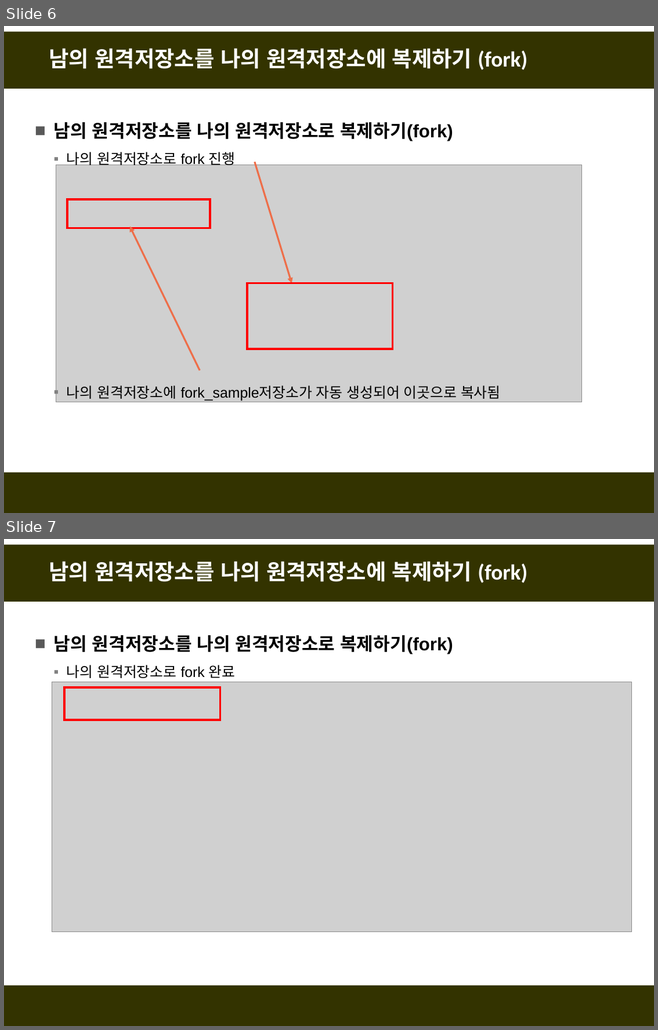
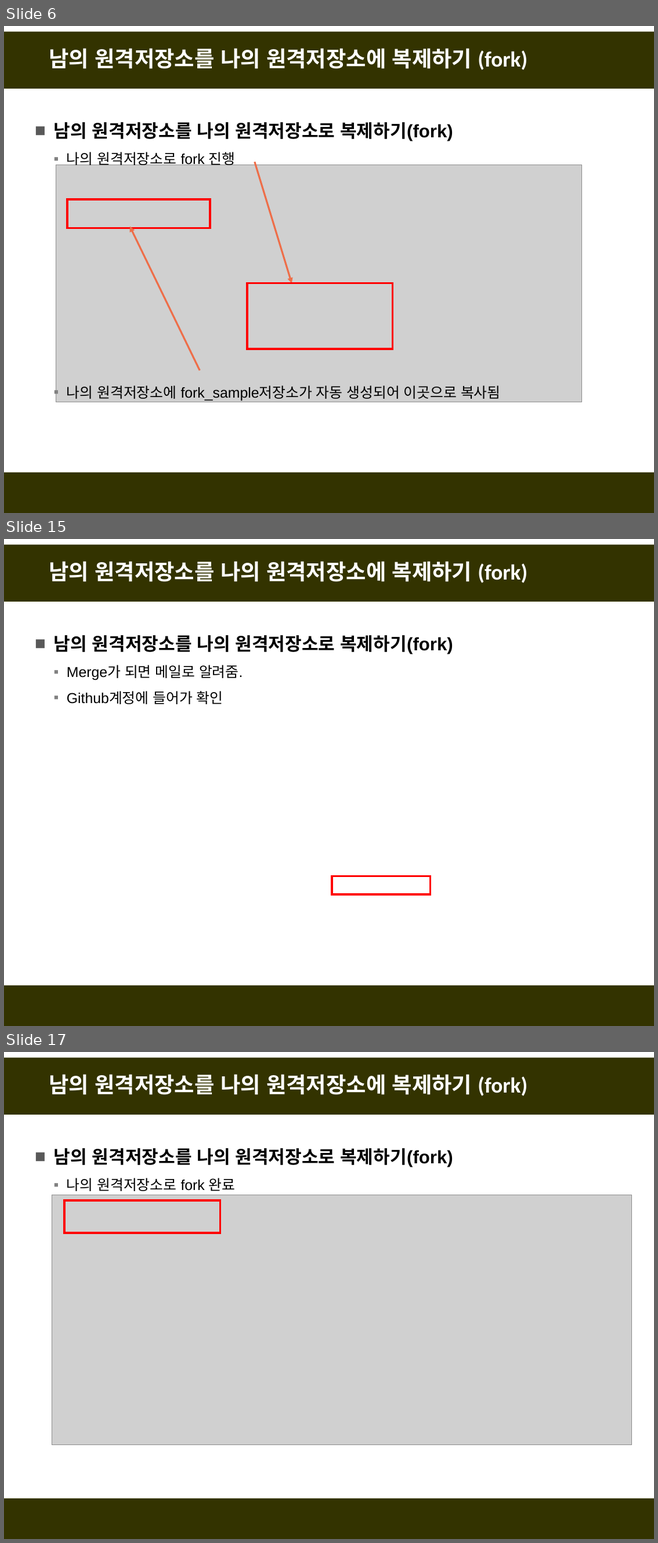
Before and after one commit to fasthill/github-lecture, a slide deck: git및github첫걸음3-원격저장소이용.pptx. Shown one above the other, each under a label of ours: slides 6 and 7 before the commit, slides 6, 15 and 17 after it; the slides between them are not shown. The pictures are 658x1030 and 658x1543 pixels, drawn with LibreOffice and Linux fonts; fonts in the diff are those of the drawing; grey boxes stand for pictures. Boxes give left, top, right and bottom in pixels: in the first picture for what was removed or moved away, otherwise in the second. Text is boxed around its words. In the diff, an @@ line names an element or a change of style, - is before the commit and + after.

```diff
--- a/git및github첫걸음3-원격저장소이용.pptx
+++ b/git및github첫걸음3-원격저장소이용.pptx
@@ slide 15 added at [4, 539, 654, 1026], background #FFFFFF; not listed: 2 template elements that a slide beside it also shows @@
@@ title added at [49, 561, 527, 583], 24 pt, text #FFFFFF, bold @@
+남의 원격저장소를 나의 원격저장소에 복제하기 (fork)
@@ text added at [54, 635, 453, 704], 16 pt, text #000000 @@
+■ 남의 원격저장소를 나의 원격저장소로 복제하기(fork)
+  ▪ Merge가 되면 메일로 알려줌.
+  ▪ Github계정에 들어가 확인
@@ rectangle added at [331, 876, 430, 895], outline #FF0000 2.25 pt @@
@@ what was slide 7 is now slide 17 @@
```
Also in this commit, not shown: 2 slides changed, 9 other slides added.
